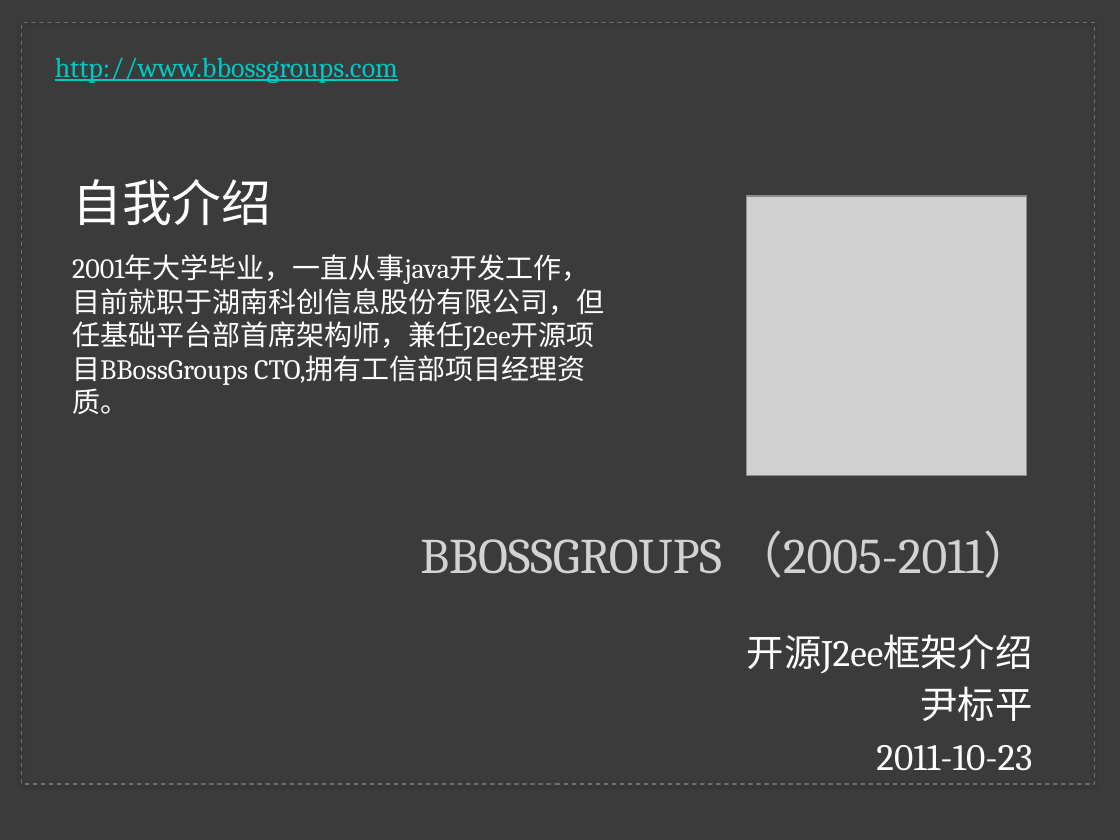
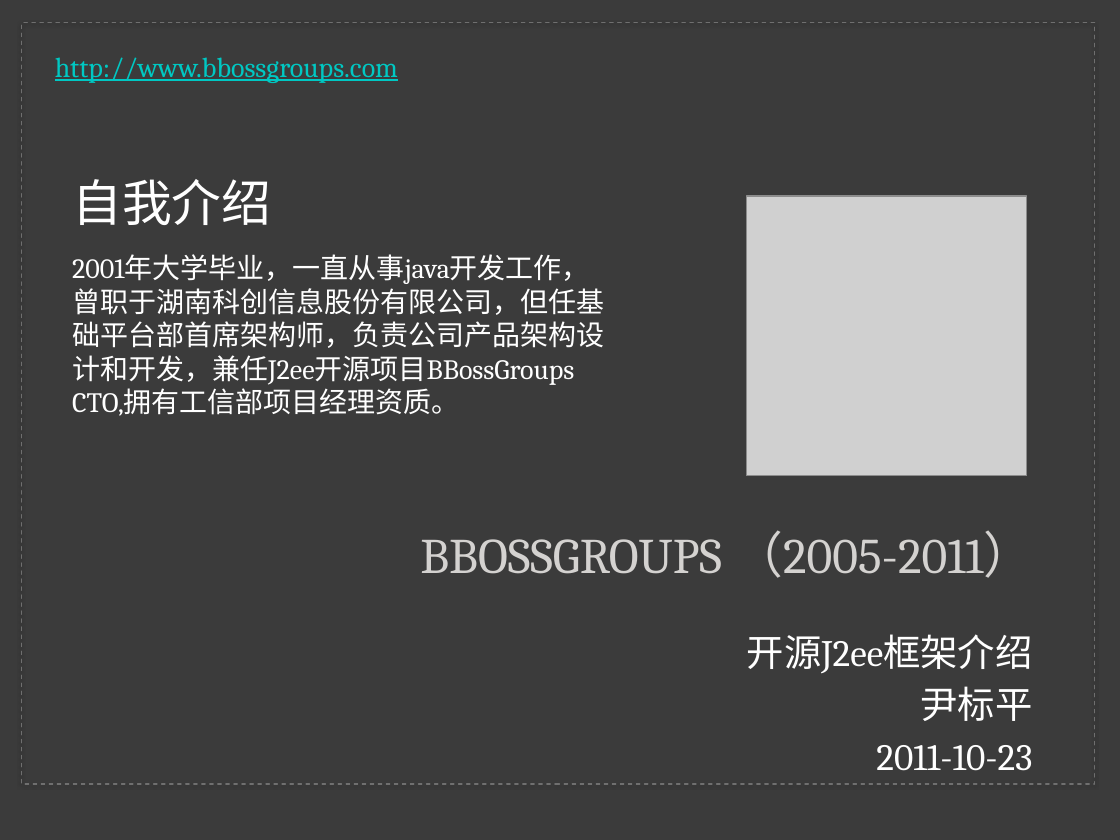
Before and after one commit to bbossgroups/bboss, a slide deck: slide 1 of 文档/Bbossgroups演示文档.pptx. Drawn at 1120x840 pixels with LibreOffice and Linux fonts; fonts in the diff are those of the drawing; grey boxes stand for pictures. Boxes give left, top, right and bottom in pixels: in the first picture for what was removed or moved away, otherwise in the second. Text is boxed around its words. In the diff, an @@ line names an element or a change of style, - is before the commit and + after.

```diff
--- a/文档/Bbossgroups演示文档.pptx
+++ b/文档/Bbossgroups演示文档.pptx
@@ text at [72, 254, 604, 416]: text changed @@
-2001年大学毕业，一直从事java开发工作，目前就职于湖南科创信息股份有限公司，但任基础平台部首席架构师，兼任J2ee开源项目BBossGroups CTO,拥有工信部项目经理资质。
+2001年大学毕业，一直从事java开发工作，曾职于湖南科创信息股份有限公司，但任基础平台部首席架构师，负责公司产品架构设计和开发，兼任J2ee开源项目BBossGroups CTO,拥有工信部项目经理资质。
```
Also in this commit, not shown: 2 slides added, 22 other files.
